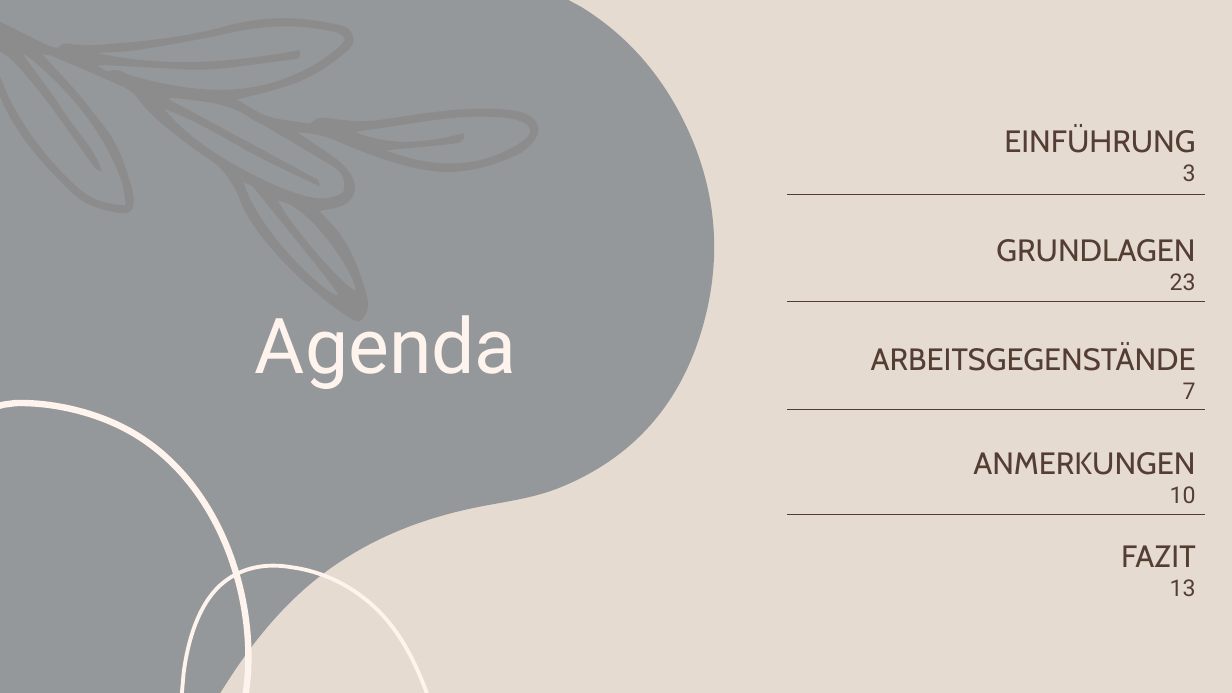
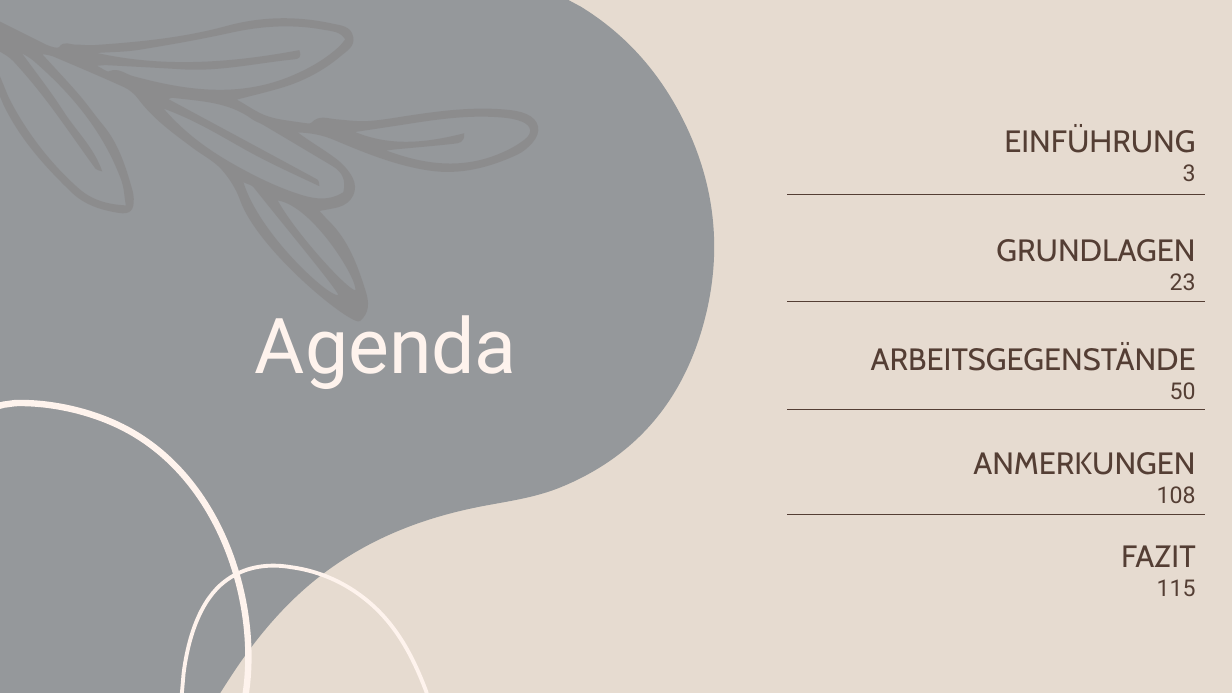
Before and after one commit to Mieneas/Automatisierte-Reduktion-von-reaktiver-zu-starker-Bisimilaritaet, a slide deck: slide 2 of thesis/FoKo-presentation/Automatisierte Reduktion von reaktiver zu starker Bisimilarität.pptx. Drawn at 1232x693 pixels with LibreOffice and Linux fonts; fonts in the diff are those of the drawing. Boxes give left, top, right and bottom in pixels: in the first picture for what was removed or moved away, otherwise in the second. Text is boxed around its words. In the diff, an @@ line names an element or a change of style, - is before the commit and + after.

```diff
--- a/thesis/FoKo-presentation/Automatisierte Reduktion von reaktiver zu starker Bisimilarität.pptx
+++ b/thesis/FoKo-presentation/Automatisierte Reduktion von reaktiver zu starker Bisimilarität.pptx
@@ table at <box>787,118,1205,607</box> @@
-row 3, column 1: ARBEITSGEGENSTÄNDE / 7
+row 3, column 1: ARBEITSGEGENSTÄNDE / 50
-row 4, column 1: ANMERKUNGEN / 10
+row 4, column 1: ANMERKUNGEN / 108
-row 5, column 1: FAZIT / 13
+row 5, column 1: FAZIT / 115
```
Also in this commit, not shown: 8 other slides changed, 75 slides added, 1 slide removed, 3 other files.
